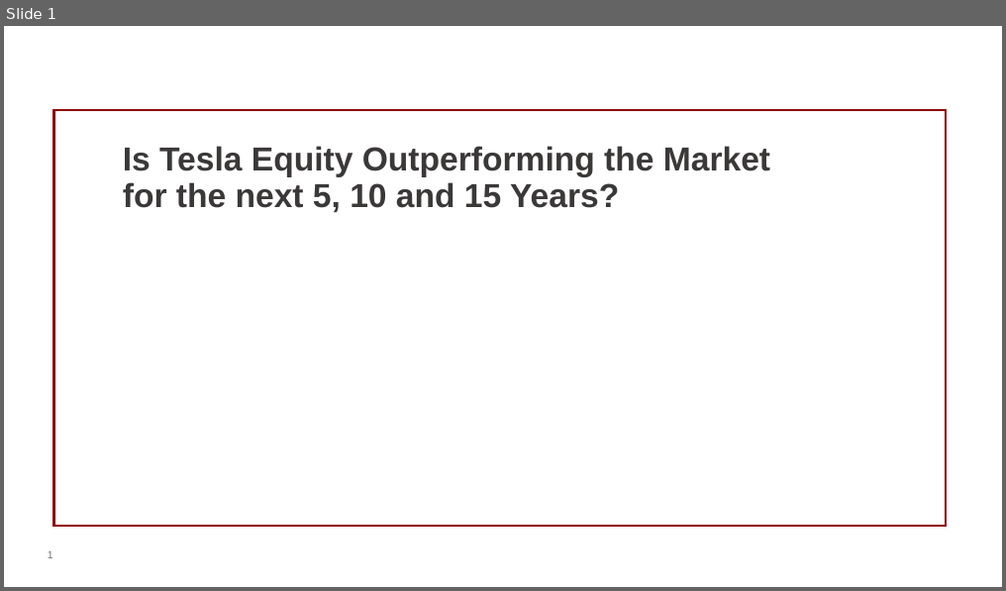
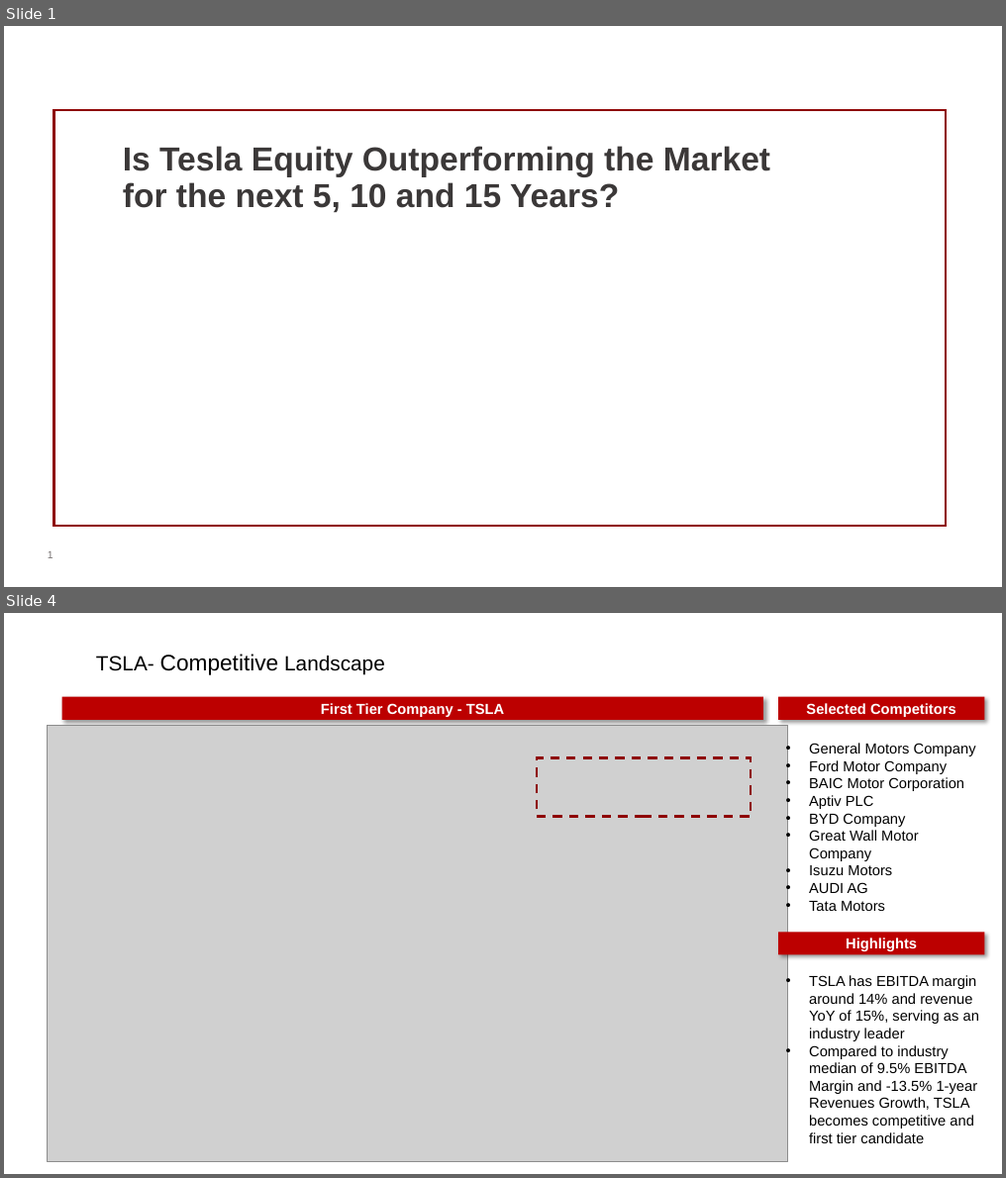
Before and after one commit to shonaqvi/Your-Next-Investment-, a slide deck: Slide_Template/TSLA Financial deck.pptx. Shown one above the other, each under a label of ours: slide 1 before the commit, slides 1 and 4 after it; the slides between them are not shown. The pictures are 1006x591 and 1006x1178 pixels, drawn with LibreOffice and Linux fonts; fonts in the diff are those of the drawing; grey boxes stand for pictures; background and template pictures are left out. Boxes give left, top, right and bottom in pixels: in the first picture for what was removed or moved away, otherwise in the second. Text is boxed around its words. In the diff, an @@ line names an element or a change of style, - is before the commit and + after.

```diff
--- a/Slide_Template/TSLA Financial deck.pptx
+++ b/Slide_Template/TSLA Financial deck.pptx
@@ slide 4 added at (x1=4, y1=613, x2=1002, y2=1174), background #FFFFFF @@
@@ title added at (x1=96, y1=654, x2=385, y2=675), 19.8 pt, text #000000 @@
+TSLA- Competitive Landscape
@@ rectangle added at (x1=62, y1=697, x2=764, y2=720), fill #BC0000, 14 pt, text #FFFFFF, bold @@
+First Tier Company - TSLA
@@ rectangle added at (x1=779, y1=697, x2=985, y2=720), fill #BC0000, 14 pt, text #FFFFFF, bold @@
+Selected Competitors
@@ picture added at (x1=47, y1=725, x2=788, y2=1161) @@
@@ rectangle added at (x1=537, y1=759, x2=750, y2=817), outline #8E0000 2.25 pt dashed @@
@@ text added at (x1=809, y1=743, x2=976, y2=911), 14 pt, text #000000 @@
+• General Motors Company
+• Ford Motor Company
+• BAIC Motor Corporation
+• Aptiv PLC
+• BYD Company
+• Great Wall Motor Company
+• Isuzu Motors
+• AUDI AG
+• Tata Motors
@@ rectangle added at (x1=779, y1=932, x2=985, y2=956), fill #BC0000, 14 pt, text #FFFFFF, bold @@
+Highlights
@@ text added at (x1=809, y1=975, x2=979, y2=1144), 14 pt, text #000000 @@
+• TSLA has EBITDA margin around 14% and revenue YoY of 15%, serving as an industry leader
+• Compared to industry median of 9.5% EBITDA Margin and -13.5% 1-year Revenues Growth, TSLA becomes competitive and first tier candidate
```
Also in this commit, not shown: 2 slides changed, 2 other slides added, 2 other files.
